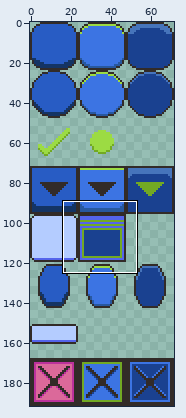
Edited in one commit: sprite sheet (MachinaAssets/Content/images/button-ninepatches.png). Above, an overview of the earlier version with the close-up marked.
Close-up. Before:
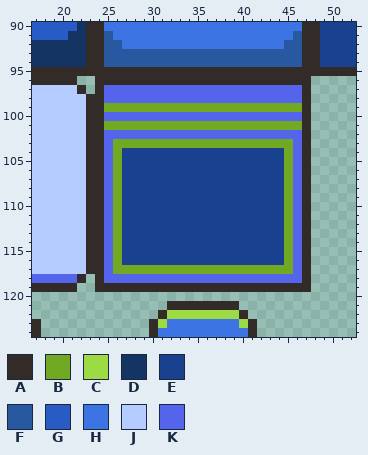
The file is 72x192 pixels. Shown: x 17..52, y 90..124.
Palette (. is transparent): A #322b28  B #72a923  C #9cdb43  D #143464  E #1a4190  F #28589f  G #285cc4  H #3c74e3  J #b4ccff  K #5464eb
Pixels before, first column x 17:
 90 GGGGGDAAHHHHHHHHHHHHHHHHHHHHHHAAEEEE
 91 GGGGDDAAFHHHHHHHHHHHHHHHHHHHHFAAEEEE
 92 DDDDDDAAFFHHHHHHHHHHHHHHHHHHFFAAEEEE
 93 DDDDDDAAFFFFFFFFFFFFFFFFFFFFFFAAEEEE
 94 DDDDDDAAFFFFFFFFFFFFFFFFFFFFFFAAEEEE
 95 AAAAAAAAAAAAAAAAAAAAAAAAAAAAAAAAAAAA
 96 AAAAA..AAAAAAAAAAAAAAAAAAAAAAAA.....
 97 JJJJJA.AKKKKKKKKKKKKKKKKKKKKKKA.....
 98 JJJJJJAAKKKKKKKKKKKKKKKKKKKKKKA.....
 99 JJJJJJAABBBBBBBBBBBBBBBBBBBBBBA.....
100 JJJJJJAAKKKKKKKKKKKKKKKKKKKKKKA.....
101 JJJJJJAABBBBBBBBBBBBBBBBBBBBBBA.....
102 JJJJJJAAKKKKKKKKKKKKKKKKKKKKKKA.....
103 JJJJJJAAKBBBBBBBBBBBBBBBBBBBBKA.....
104 JJJJJJAAKBEEEEEEEEEEEEEEEEEEBKA.....
105 JJJJJJAAKBEEEEEEEEEEEEEEEEEEBKA.....
106 JJJJJJAAKBEEEEEEEEEEEEEEEEEEBKA.....
107 JJJJJJAAKBEEEEEEEEEEEEEEEEEEBKA.....
108 JJJJJJAAKBEEEEEEEEEEEEEEEEEEBKA.....
109 JJJJJJAAKBEEEEEEEEEEEEEEEEEEBKA.....
110 JJJJJJAAKBEEEEEEEEEEEEEEEEEEBKA.....
111 JJJJJJAAKBEEEEEEEEEEEEEEEEEEBKA.....
112 JJJJJJAAKBEEEEEEEEEEEEEEEEEEBKA.....
113 JJJJJJAAKBEEEEEEEEEEEEEEEEEEBKA.....
114 JJJJJJAAKBEEEEEEEEEEEEEEEEEEBKA.....
115 JJJJJJAAKBEEEEEEEEEEEEEEEEEEBKA.....
116 JJJJJJAAKBEEEEEEEEEEEEEEEEEEBKA.....
117 JJJJJJAAKBBBBBBBBBBBBBBBBBBBBKA.....
118 KKKKKA.AKKKKKKKKKKKKKKKKKKKKKKA.....
119 AAAAA..AAAAAAAAAAAAAAAAAAAAAAAA.....
120 ....................................
121 ...............AAAAAAAA.............
122 ..............ACCCCCCCCA............
123 A............ACHHHHHHHHCA...........
124 A............AHHHHHHHHHHA...........
After the commit:
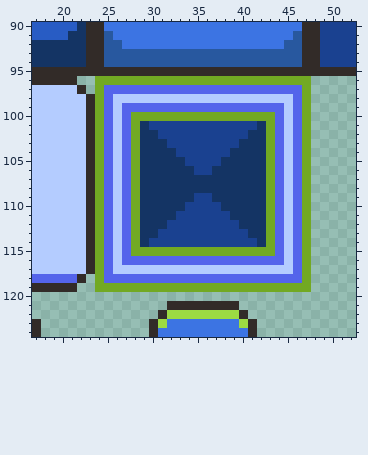
Diff:
Changed rows in their new state; - is an unchanged pixel.
first column x 24:
 96 BBBBBBBBBBBBBBBBBBBBBBBB
 97 B----------------------B
 98 B-JJJJJJJJJJJJJJJJJJJJ-B
 99 BKJKKKKKKKKKKKKKKKKKKJKB
100 B-J-BBBBBBBBBBBBBBBB-J-B
101 BKJK-DEEEEEEEEEEEED-KJKB
102 B-J-BDDEEEEEEEEEEDDB-J-B
103 B-JK-DDDEEEEEEEEDDD-KJ-B
104 B-JKBDDDD------DDDDBKJ-B
105 B-JKBDDDDD----DDDDDBKJ-B
106 B-JKBDDDDDD--DDDDDDBKJ-B
107 B-JKBDDDDDDDDDDDDDDBKJ-B
108 B-JKBDDDDDDDDDDDDDDBKJ-B
109 B-JKBDDDDDD--DDDDDDBKJ-B
110 B-JKBDDDDD----DDDDDBKJ-B
111 B-JKBDDDD------DDDDBKJ-B
112 B-JKBDDD--------DDDBKJ-B
113 B-JKBDD----------DDBKJ-B
114 B-JKBD------------DBKJ-B
115 B-JKBBBBBBBBBBBBBBBBKJ-B
116 B-JKKKKKKKKKKKKKKKKKKJ-B
117 B-JJJJJJJJJJJJJJJJJJJJ-B
118 B----------------------B
119 BBBBBBBBBBBBBBBBBBBBBBBB
Boxes around the changes in both close-ups, in picture pixels (x1, y1, x2, y2):
changed: (95, 76, 311, 292)
